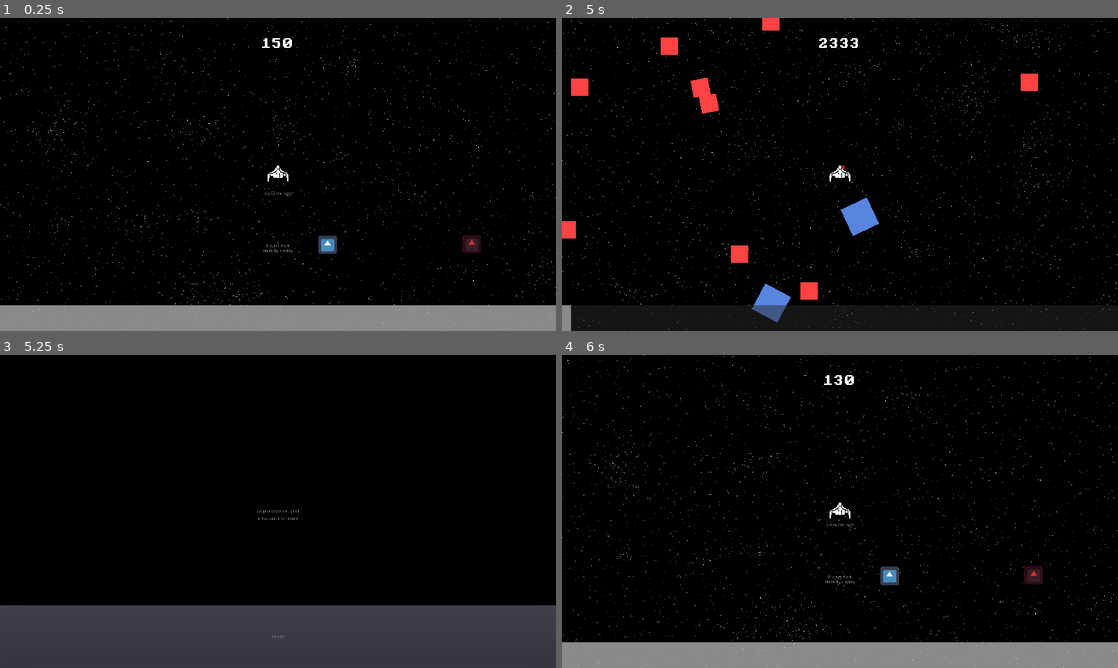
Above: before the commit, frames 1-4 (two rows, left to right).
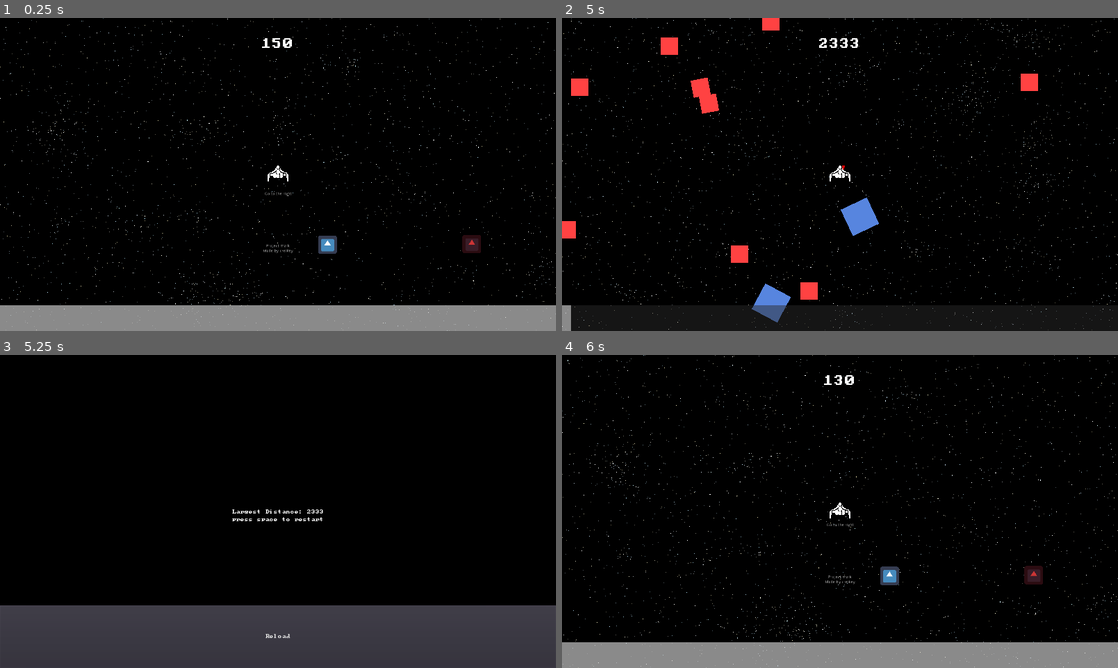
Above: after the commit, the same moments.

Repository: lajollagamesclub/project-mark
Game: Godot game, scene res://Main.tscn
The game is run twice, just before and just after one commit, with the same random seed, the same clock (stepped at 60 frames per second) and the same inputs. The engine's default icon, where the game draws it, is replaced by a stand-in: a white triangle on a blue panel in a dark square.
Inputs:
- Up to frame 1 (0.25 s): no input
- Up to frame 2 (5 s): hold E (g_dash_right) 0.53-1.28 s; hold S (g_down) 1.28-2.03 s; hold E (g_dash_right) 2.03-2.78 s; hold Up (g_fire_up) 2.78-3.53 s; hold Q (g_dash_left) from 3.53 s (still down)
- Up to frame 3 (5.25 s): release Q (g_dash_left) at 5.03 s; hold S (g_down) from 5.03 s (still down)
- Up to frame 4 (6 s): tap Space (g_reset) at 5.75 s; release S (g_down) at 5.78 s; hold E (g_dash_right) from 5.78 s (still down)

Frames 1-2 are identical in both runs. In frame 3, 0.3% of the frame differs, in the area x 41-59%, y 49-91%; in frame 4, nothing differs.

Commit message:
Improve look of endgame screen

Diff:
--- a/src/GameOver.tscn
+++ b/src/GameOver.tscn
@@ -1,7 +1,8 @@
-[gd_scene load_steps=3 format=2]
+[gd_scene load_steps=4 format=2]
 
-[ext_resource path="res://TimeLabel.gd" type="Script" id=1]
-[ext_resource path="res://ReloadButton.gd" type="Script" id=2]
+[ext_resource path="res://theme.tres" type="Theme" id=1]
+[ext_resource path="res://TimeLabel.gd" type="Script" id=2]
+[ext_resource path="res://ReloadButton.gd" type="Script" id=3]
 
 [node name="GameOver" type="Node2D"]
 
@@ -10,10 +11,11 @@
 [node name="TimeLabel" type="Label" parent="UI"]
 anchor_right = 1.0
 anchor_bottom = 1.0
+theme = ExtResource( 1 )
 text = "Time: "
 align = 1
 valign = 1
-script = ExtResource( 1 )
+script = ExtResource( 2 )
 __meta__ = {
 "_edit_use_anchors_": false
 }
@@ -21,6 +23,7 @@
 [node name="InstructionLabel" type="Label" parent="UI"]
 anchor_right = 1.0
 anchor_bottom = 1.0
+theme = ExtResource( 1 )
 text = "
 
 
@@ -36,8 +39,9 @@
 anchor_right = 1.0
 anchor_bottom = 1.0
 margin_top = -216.0
+theme = ExtResource( 1 )
 text = "Reload"
-script = ExtResource( 2 )
+script = ExtResource( 3 )
 __meta__ = {
 "_edit_use_anchors_": false
 }
--- a/src/Main.tscn
+++ b/src/Main.tscn
@@ -2,17 +2,17 @@
 
 [ext_resource path="res://Main.gd" type="Script" id=1]
 [ext_resource path="res://StarsPerformanceSwitcher.gd" type="Script" id=2]
-[ext_resource path="res://AsteroidSpawner.tscn" type="PackedScene" id=3]
+[ext_resource path="res://StarryBackground.tscn" type="PackedScene" id=3]
 [ext_resource path="res://StarryBackground.shader" type="Shader" id=4]
 [ext_resource path="res://icon.png" type="Texture" id=5]
-[ext_resource path="res://StarryBackground.tscn" type="PackedScene" id=6]
-[ext_resource path="res://Player.tscn" type="PackedScene" id=7]
+[ext_resource path="res://Player.tscn" type="PackedScene" id=6]
+[ext_resource path="res://AsteroidSpawner.tscn" type="PackedScene" id=7]
 [ext_resource path="res://Asteroid.tscn" type="PackedScene" id=8]
 [ext_resource path="res://Enemy.tscn" type="PackedScene" id=9]
 [ext_resource path="res://theme.tres" type="Theme" id=10]
 [ext_resource path="res://ProgressBar.gd" type="Script" id=11]
-[ext_resource path="res://CurTimeLabel.gd" type="Script" id=12]
-[ext_resource path="res://pc-senior/pcsenior.ttf" type="DynamicFontData" id=13]
+[ext_resource path="res://pc-senior/pcsenior.ttf" type="DynamicFontData" id=12]
+[ext_resource path="res://CurTimeLabel.gd" type="Script" id=13]
 
 [sub_resource type="ShaderMaterial" id=1]
 shader = ExtResource( 4 )
@@ -49,16 +49,18 @@
 [node name="HighPerformanceStars" type="Node2D" parent="StarsPerformanceSwitcher"]
 visible = false
 
-[node name="StarryBackground" parent="StarsPerformanceSwitcher/HighPerformanceStars" instance=ExtResource( 6 )]
+[node name="StarryBackground" parent="StarsPerformanceSwitcher/HighPerformanceStars" instance=ExtResource( 3 )]
+relative_motion = 1.0
 parallax_scale = 0.7
+offset = Vector2( 0, 0 )
 
-[node name="StarryBackground2" parent="StarsPerformanceSwitcher/HighPerformanceStars" instance=ExtResource( 6 )]
+[node name="StarryBackground2" parent="StarsPerformanceSwitcher/HighPerformanceStars" instance=ExtResource( 3 )]
 material = SubResource( 1 )
 relative_motion = 1.2
 parallax_scale = 0.5
 offset = Vector2( 800, 300 )
 
-[node name="StarryBackground3" parent="StarsPerformanceSwitcher/HighPerformanceStars" instance=ExtResource( 6 )]
+[node name="StarryBackground3" parent="StarsPerformanceSwitcher/HighPerformanceStars" instance=ExtResource( 3 )]
 material = SubResource( 2 )
 relative_motion = 1.4
 parallax_scale = 0.3
Not shown: 3 places in src/Main.tscn that only renumber resources
